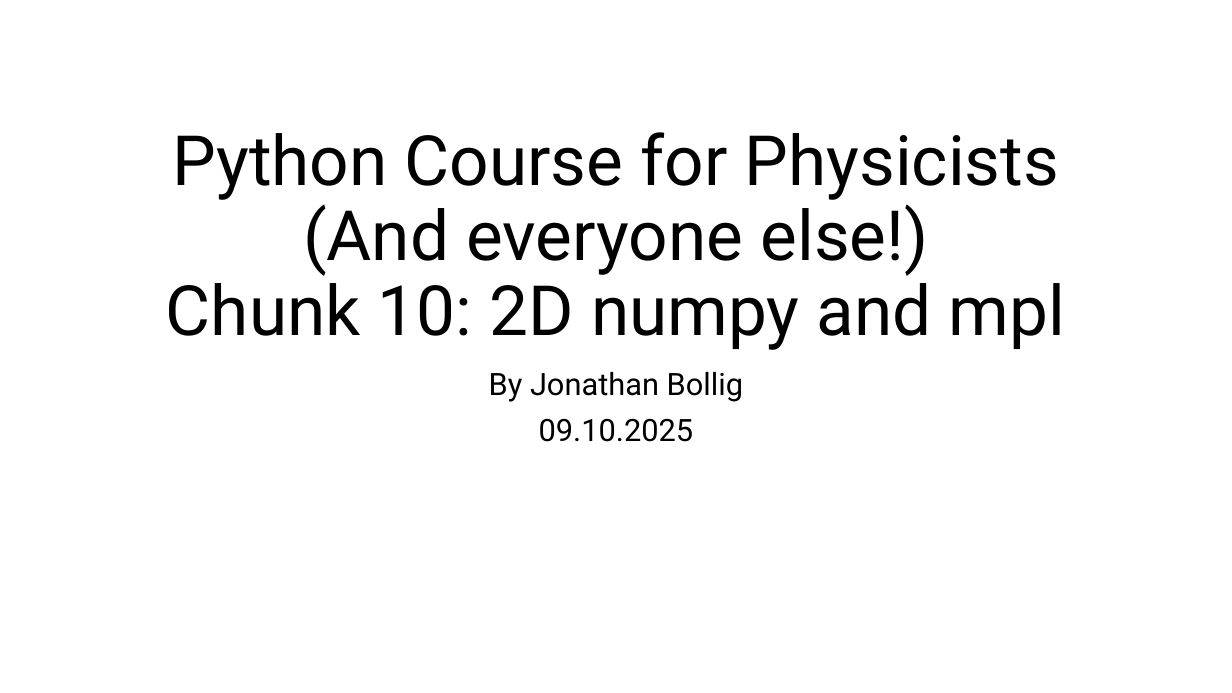
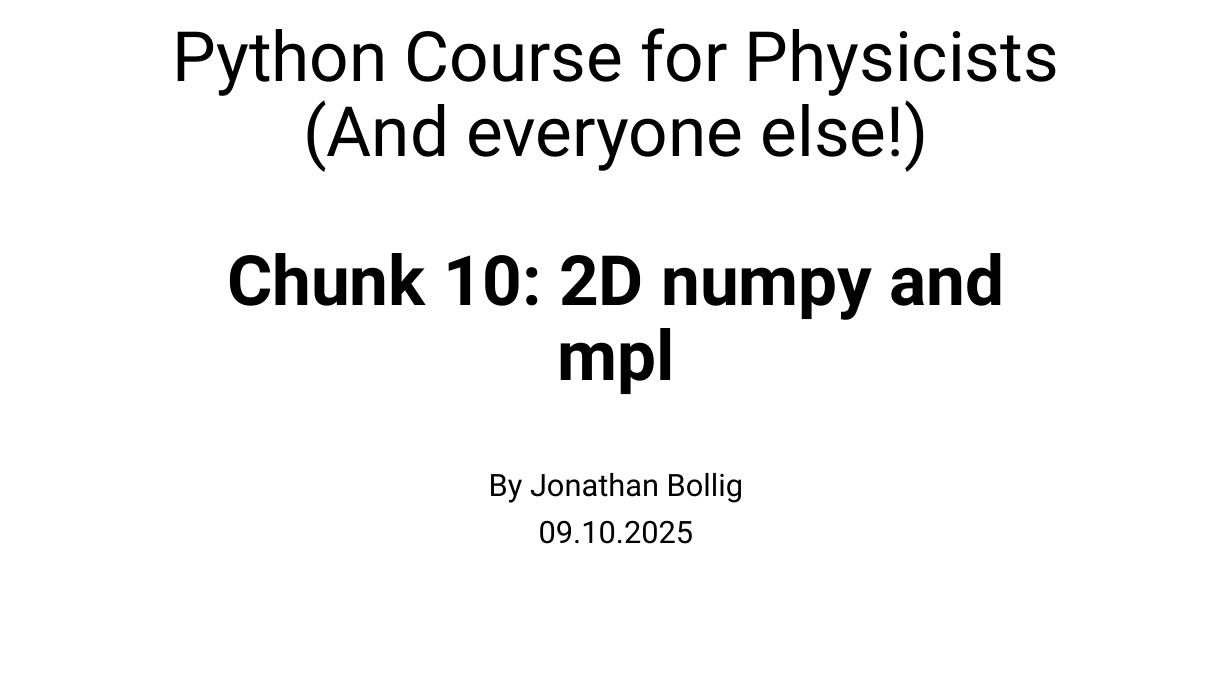
Before and after one commit to jonathanbollig/pycophy, a slide deck: slide 1 of Lecture Resources/Lecture Powerpoints/Chunk 10 - 2D numpy and mpl.pptx. Drawn at 1232x693 pixels with LibreOffice and Linux fonts; fonts in the diff are those of the drawing. Boxes give left, top, right and bottom in pixels: in the first picture for what was removed or moved away, otherwise in the second. Text is boxed around its words. In the diff, an @@ line names an element or a change of style, - is before the commit and + after.

```diff
--- a/Lecture Resources/Lecture Powerpoints/Chunk 10 - 2D numpy and mpl.pptx
+++ b/Lecture Resources/Lecture Powerpoints/Chunk 10 - 2D numpy and mpl.pptx
@@ title "Python Course for Physicists (And ...": place and size @@
-title "Python Course for Physicists (And ..." at [166,132,1065,350]
+title "Python Course for Physicists (And ..." at [172,28,1059,394]
@@ title "Python Course for Physicists (And ..." at [172,28,1059,394]: bold on in "Chunk 10: 2D numpy and mpl" @@
@@ subtitle "By Jonathan Bollig": place and size @@
-subtitle "By Jonathan Bollig" at [489,372,743,442]
+subtitle "By Jonathan Bollig" at [489,473,743,544]
```
Also in this commit, not shown: 4 other slides changed, 4 other files.
